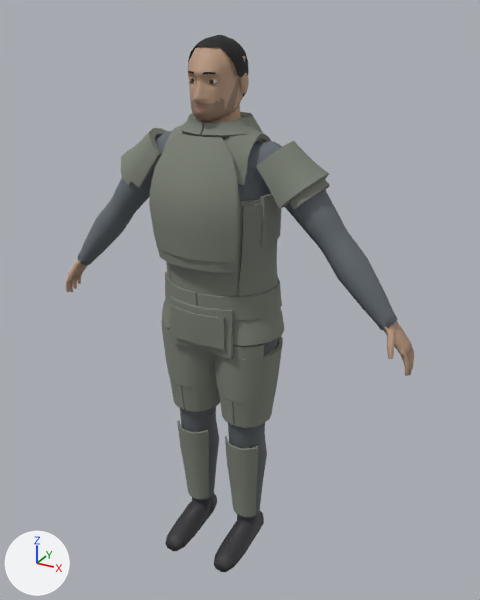
The glTF model models/characters/human/variants/m02.glb: old version first, new version second.
One viewpoint serves both versions: a 50 mm camera at (1.023, -1.732, 1.844) aimed at (0.059, 0.021, 0.967). Arrows for +X, +Y and +Z are at lower left; the lights stay in place. The picture after the commit comes second.

Names of what the first picture shows: 'body', 'head', 'kitbeltwide', 'kitgplate', 'kitheavy', 'kitlegwrap', 'kitpelvis', 'kitplateheavy', 'kitshcap', 'kitshin', 'kitthigh', 'kitwrap' and 4 more.
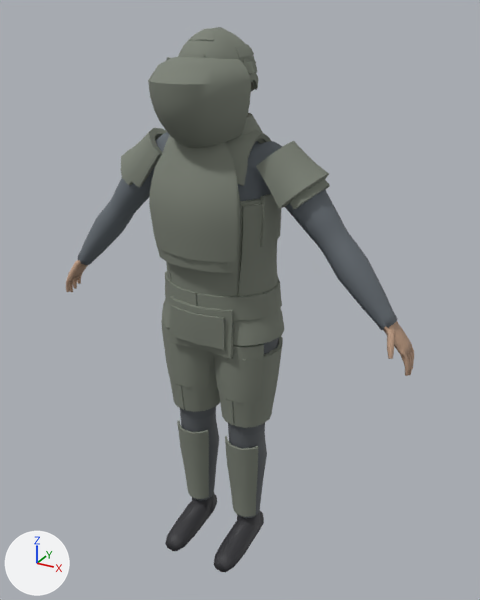
Not visible in the pictures: 'kithelmach', 'kitmandarmsmid'.

What differs and where, as boxes [x1, y1, x2, y2] in the pictures (480 x 600 px):
'kitshieldrifle', added: after [148, 57, 251, 148]
'kithelmrifle', added: after [178, 27, 258, 91]
'kitshieldframe', added: after [166, 57, 257, 75]
'kithelmfast', added (mostly hidden): after [243, 58, 253, 64]
'head', unchanged, covered by the edit: before [187, 35, 249, 122]

Patch to the scene script:
```diff
--- a/models/characters/human/variants/m02.glb.py
+++ b/models/characters/human/variants/m02.glb.py
@@ ob_kitshieldrifle @@
+ob_kitshieldrifle = bpy.data.objects.new('kitshieldrifle', me_kitshieldrifle)  # 240 vertices, 476 faces; spans x -0.148..0.148, y -0.261..-0.059, z 1.487..1.724; in mat_kitshieldrifle (grey #7c8176)
+ob_kitshieldrifle.location = (0.0, 0.0, 0.0)
@@ ob_kitshieldframe @@
+ob_kitshieldframe = bpy.data.objects.new('kitshieldframe', me_kitshieldframe)  # 100 vertices, 188 faces; spans x -0.15..0.147, y -0.173..-0.03, z 1.671..1.724; in mat_kitshieldframe (grey #7c8176)
+ob_kitshieldframe.location = (0.0, 0.0, 0.0)
@@ ob_kitmandarmsmid @@
+ob_kitmandarmsmid = bpy.data.objects.new('kitmandarmsmid', me_kitmandarmsmid)  # 32 vertices, 48 faces; spans x -0.117..0.116, y -0.046..-0.009, z 1.61..1.687; in mat_kitmandarmsmid (grey #7c8176)
+ob_kitmandarmsmid.location = (0.0, 0.0, 0.0)
@@ ob_kithelmrifle @@
+ob_kithelmrifle = bpy.data.objects.new('kithelmrifle', me_kithelmrifle)  # 890 vertices, 1760 faces; spans x -0.117..0.117, y -0.162..0.146, z 1.609..1.794; in mat_kithelmrifle (grey #7c8176)
+ob_kithelmrifle.location = (0.0, 0.0, 0.0)
@@ ob_kithelmfast @@
+ob_kithelmfast = bpy.data.objects.new('kithelmfast', me_kithelmfast)  # 890 vertices, 1760 faces; spans x -0.107..0.108, y -0.154..0.138, z 1.623..1.786; in mat_kithelmfast (grey #7c8176)
+ob_kithelmfast.location = (0.0, 0.0, 0.0)
@@ ob_kithelmach @@
+ob_kithelmach = bpy.data.objects.new('kithelmach', me_kithelmach)  # 650 vertices, 1308 faces; spans x -0.103..0.104, y -0.15..0.115, z 1.61..1.788; in mat_kithelmach (grey #7c8176)
+ob_kithelmach.location = (0.0, 0.0, 0.0)
```
